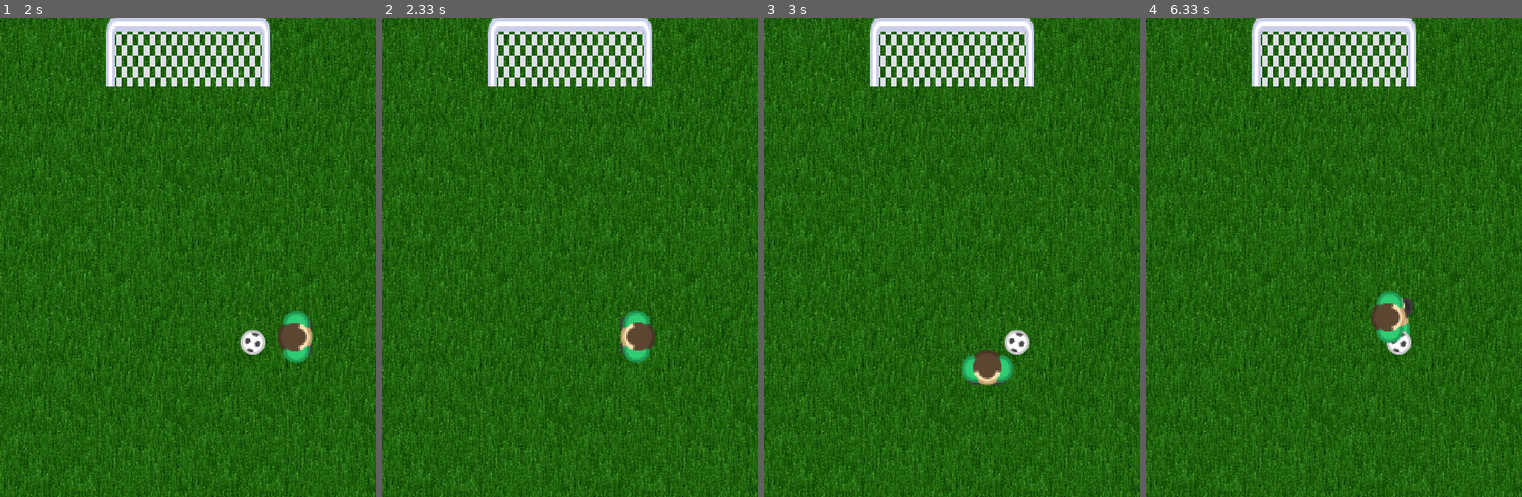
Above: before the commit, frames 1-4 (left to right).
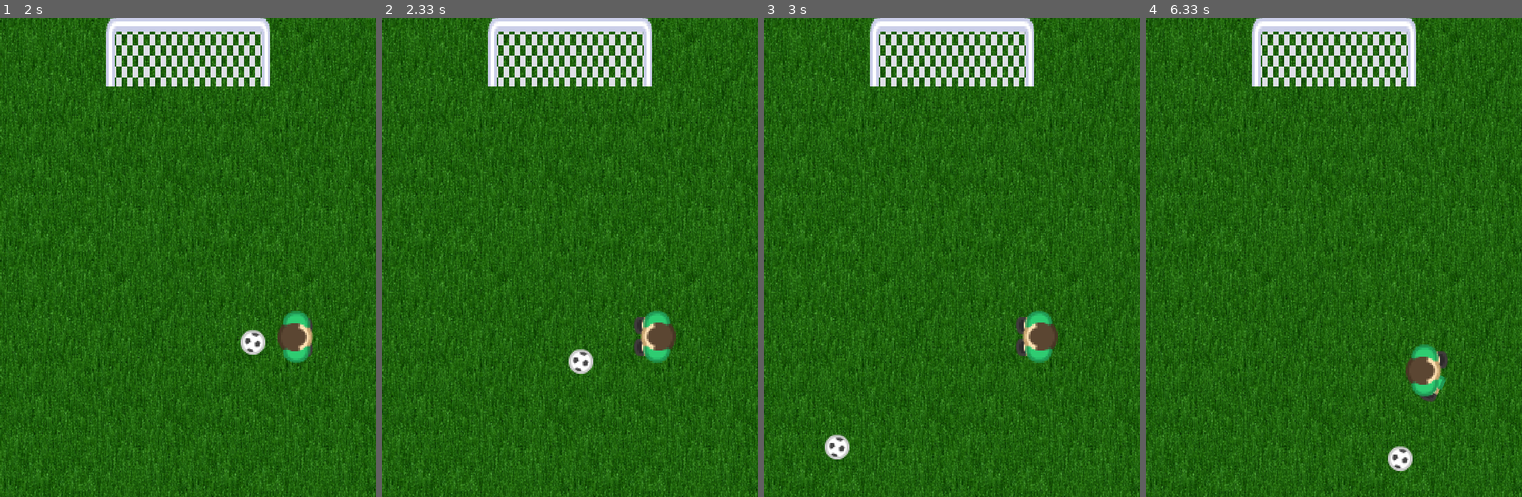
Above: after the commit, the same moments.

Repository: tara-nguyen/PyGame
Game: pygame game, started from MyFirstGameUsingClasses.py
Two runs of this game, one before a commit and one after it. Both use one fixed random seed, a clock stepped at 60 frames per second and the inputs below.
Inputs:
- Up to frame 1 (2 s): tap S at 0.33, 0.82 s; hold Right 0.67-1.13 s; tap Space at 0.73, 1.03, 1.23, 1.57, 1.87 s; hold Up 1.17-1.47 s; hold Right 1.5-1.97 s
- Up to frame 2 (2.33 s): hold Left from 2 s (still down); tap Space at 2.07 s; tap S at 2.15 s
- Up to frame 3 (3 s): tap Space at 2.37, 2.63 s; release Left at 2.53 s; hold Down 2.57-2.87 s
- Up to frame 4 (6.33 s): hold Up 5.8-6.1 s; tap Space at 5.87, 6.2 s; hold Right from 6.13 s (still down); tap S at 6.28 s

Frame 1 is identical in both runs. In frame 2, 1.6% of the frame differs, in the area x 49-79%, y 61-75%; in frame 3, 2.2%; in frame 4, 2.3%, in the area x 59-81%, y 57-95%.

Commit message:
Update ClassesForMyFirstGame.py
- Update chooseKickingFoot() method in Player class so it returns a string indicating which foot will kick the ball.
- Update kickBall() method in Player class so that If the foot is already very close to the ball then the foot won't need to move.

Diff:
--- a/ClassesForMyFirstGame.py
+++ b/ClassesForMyFirstGame.py
@@ -551,7 +551,9 @@
         return lFootToBall, rFootToBall
 
     def chooseKickingFoot(self, ballCenterPos):
-        '''This function chooses the foot that will kick the ball.
+        '''This function chooses the foot that will kick the ball, gets the
+        angle (measured in degrees) of the foot with respect to the y-axis
+        pointing down from the ball, and returns a string indicating which foot.
         ballCenterPos is the coordinates of the ball center.'''
         # distance between the ball and each of the player's feet
         lFootToBall, rFootToBall = self.getDistanceToBall(ballCenterPos)
@@ -561,17 +563,21 @@
         if lFootToBall < rFootToBall:
             self.kFootCenterPos = self.getCenterPos()[0]
             self.kFootAngle = self.getFootAngle(ballCenterPos)[0]
+            return 'lFoot'   # left foot is the kicking foot
         elif lFootToBall > rFootToBall:
             self.kFootCenterPos = self.getCenterPos()[1]
             self.kFootAngle = self.getFootAngle(ballCenterPos)[1]
+            return 'rFoot'   # right foot is the kicking foot
         else:
             # ball is equidistant from both feet --> make a random pick
             feet = [self.getCenterPos()[0], self.getCenterPos()[1]]
             self.kFootCenterPos = random.choice(feet)
             if self.kFootCenterPos == feet[0]:
                 self.kFootAngle = self.getFootAngle(ballCenterPos)[0]
+                return 'lFoot'   # left foot is the kicking foot
             else:
                 self.kFootAngle = self.getFootAngle(ballCenterPos)[1]
+                return 'rFoot'   # right foot is the kicking foot
 
     def kickBall(self, ballCenterPos, ballCenter, allThings, allPos):
         '''This function moves a foot to make the player kick the ball.
@@ -580,12 +586,22 @@
         allPos is a list of the positions of everything on the screen.'''
         # direction the player is currently facing (angle measured in degrees)
         currentRot = self.getRotation()
+        # distance between the ball and each of the player's feet
+        lFootToBall, rFootToBall = self.getDistanceToBall(ballCenterPos)
         # choose the foot that will kick the ball
-        self.chooseKickingFoot(ballCenterPos)
+        kickingFoot = self.chooseKickingFoot(ballCenterPos)
         # point to which the kicking foot will move
         endPoint = self.getEnding(
-            ballCenterPos, self.footCenterStart[1]+ballCenter[1]-3,
+            ballCenterPos, self.footCenterStart[1]+ballCenter[1],
             self.kFootAngle)[0]
+        # If the foot is already very close to the ball then the foot won't
+        # need to move, so the foot's center is the endpoint.
+        if kickingFoot == 'lFoot':   # left foot is the kicking foot
+            if lFootToBall <= self.footCenterStart[1] + ballCenter[1]:
+                endPoint = self.kFootCenterPos
+        else:   # right foot is the kicking foot
+            if rFootToBall <= self.footCenterStart[1] + ballCenter[1]:
+                endPoint = self.kFootCenterPos
         # move foot
         newCenterPos, rotate = move.moveToPoint(endPoint, self.kFootCenterPos,
                                                 endAngle=currentRot)
@@ -594,24 +610,23 @@
             self.touchedBall = True
         else:
             self.touchedBall = False
-        if self.kFootCenterPos == self.getCenterPos()[0]:
-            foot = 'lFoot'   # left foot is the kicking foot
+        if kickingFoot == 'lFoot':   # left foot is the kicking foot
             newCenterPos = newCenterPos, self.getCenterPos()[1]
             rotate = rotate, currentRot
-        else:
-            foot = 'rFoot'   # right foot is the kicking foot
+        else:   # right foot is the kicking foot
             newCenterPos = self.getCenterPos()[0], newCenterPos
             rotate = currentRot, rotate
         # update display to show movement
-        self.updateFoot(foot, newCenterPos, rotate, allThings, allPos)
+        self.updateFoot(kickingFoot, newCenterPos, rotate, allThings, allPos)
         self.updateDisplay()
         pygame.time.wait(100)   # pause program for 100 ms
         # bring foot back to the position and rotation before the kick
-        if foot == 'lFoot':
+        if kickingFoot == 'lFoot':   # left foot is the kicking foot
             newCenterPos = self.kFootCenterPos, self.getCenterPos()[1]
-        else:
+        else:   # right foot is the kicking foot
             newCenterPos = self.getCenterPos()[0], self.kFootCenterPos
-        self.updateFoot(foot, newCenterPos, (currentRot,)*2, allThings, allPos)
+        self.updateFoot(kickingFoot, newCenterPos, (currentRot,)*2,
+                        allThings, allPos)
         self.updateDisplay()
 
 class Ball(Game):
@@ -840,6 +855,7 @@
                 # ball reaches the front of the player's body --> stop moving
                 self.stepX = 0
                 self.stepY = 0
+                pygame.time.wait(100)   # pause program for 100 ms
             else:
                 # ball reaches the front of the player's body --> bounce back
                 self.bounceBack1(random.choice['x','y'])
@@ -902,7 +918,7 @@
             # checks if the player has scored
             if self.checkGoal(goalPosts):
                 scored = True
-            if self.stepX == 0 and self.stepY == 0:
+            if self.stepX == 0 and self.stepY == 0:   # ball stops moving
                 break
             self.decrementStep()   # decrement step size
             stepSize = math.sqrt(self.stepX**2+self.stepY**2)   # new step size
